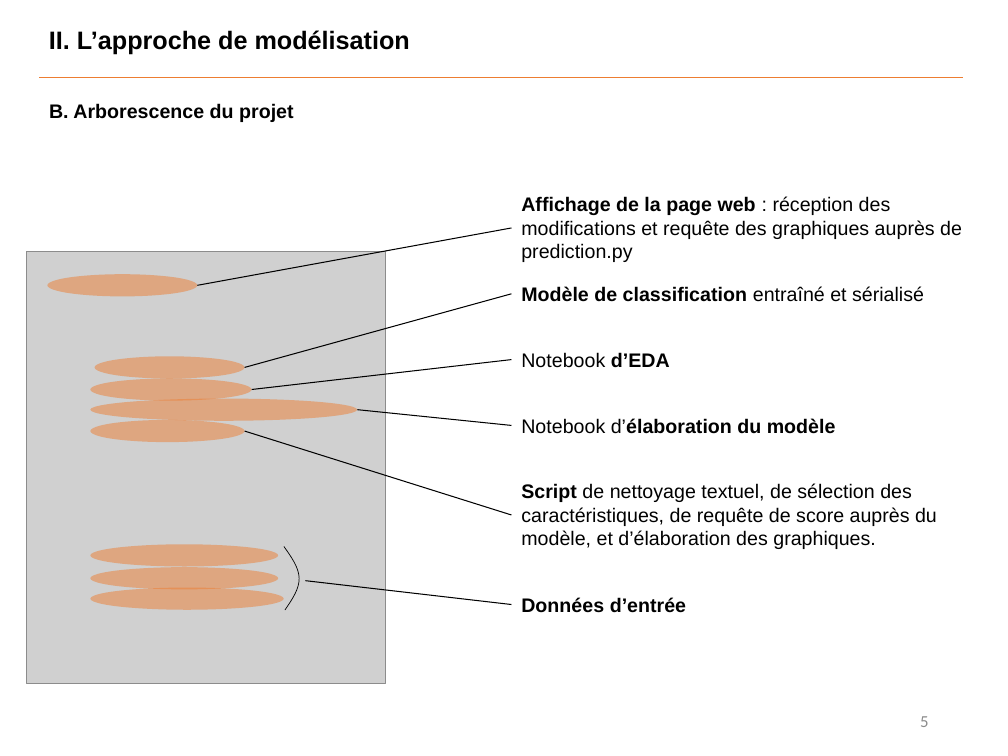
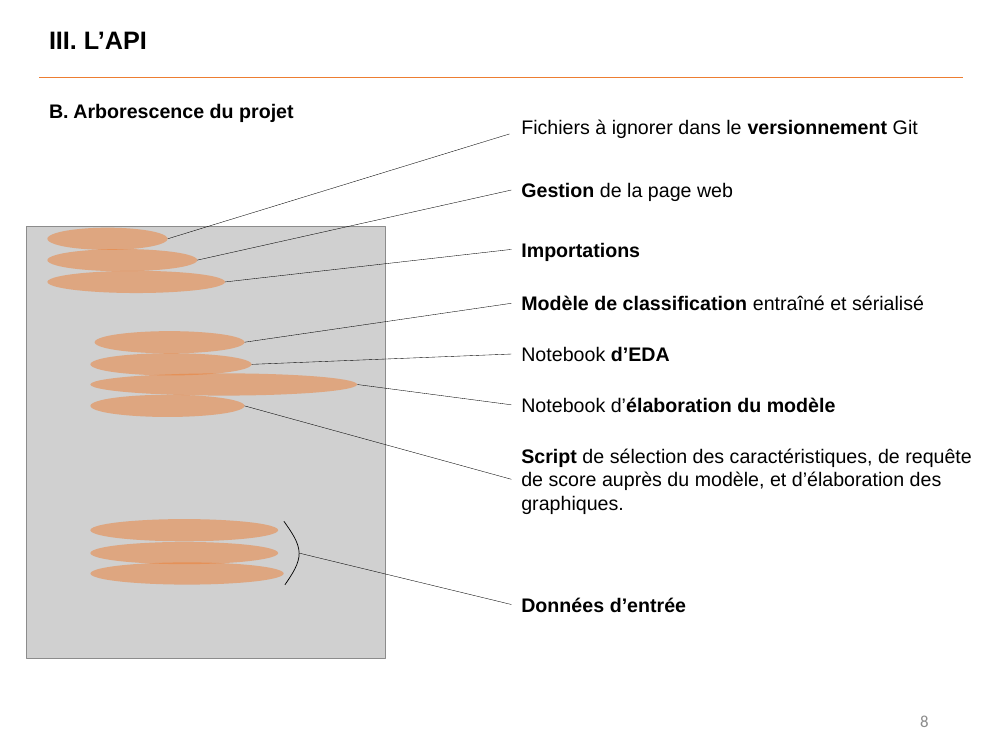
Before and after one commit to Benoit-78/P7_credit_loan_scoring_model, a slide deck: slide 8 of soutenance/P7_soutenance.pptx (slide 5 before the commit). Drawn at 1008x756 pixels with LibreOffice and Linux fonts; fonts in the diff are those of the drawing; grey boxes stand for pictures. Boxes give left, top, right and bottom in pixels: in the first picture for what was removed or moved away, otherwise in the second. Text is boxed around its words. In the diff, an @@ line names an element or a change of style, - is before the commit and + after.

```diff
--- a/soutenance/P7_soutenance.pptx
+++ b/soutenance/P7_soutenance.pptx
@@ text removed at (49, 30, 410, 55) @@
-II. L’approche de modélisation
@@ text added at (49, 31, 147, 49), 18 pt, text #000000, bold @@
+III. L’API
@@ text added at (521, 119, 918, 138), 14 pt, text #000000 @@
+Fichiers à ignorer dans le versionnement Git
@@ line added from (509, 134) to (167, 239), #000000 0.25 pt @@
@@ line moved from (511, 228) - (198, 285) to (511, 191) - (198, 260) @@
@@ line (511, 191) - (198, 260): stroke #000000 0.75 pt to #000000 0.25 pt @@
@@ text at (521, 182, 733, 201): text changed @@
-Affichage de la page web : réception des modifications et requête des graphiques auprès de prediction.py
+Gestion de la page web
@@ ellipse added at (47, 228, 167, 250), fill #ED7D31 at 50% opacity @@
@@ line added from (511, 249) to (225, 282), #000000 0.25 pt @@
@@ text added at (521, 242, 640, 261), 14 pt, text #000000, bold @@
+Importations
@@ ellipse added at (47, 271, 225, 293), fill #ED7D31 at 50% opacity @@
@@ text "Modèle de classification entraîné et ...": place and size @@
-text "Modèle de classification entraîné et ..." at (521, 286, 924, 302)
+text "Modèle de classification entraîné et ..." at (521, 295, 924, 311)
@@ line moved from (511, 293) - (245, 368) to (511, 303) - (245, 343) @@
@@ line (511, 303) - (245, 343): stroke #000000 0.75 pt to #000000 0.25 pt @@
@@ line moved from (511, 360) - (252, 389) to (511, 354) - (252, 364) @@
@@ line (511, 354) - (252, 364): stroke #000000 0.75 pt to #000000 0.25 pt @@
@@ text "Notebook d’EDA": place and size @@
-text "Notebook d’EDA" at (521, 352, 670, 368)
+text "Notebook d’EDA" at (521, 346, 670, 362)
@@ line moved from (511, 425) - (357, 409) to (511, 405) - (357, 384) @@
@@ line (511, 405) - (357, 384): stroke #000000 0.75 pt to #000000 0.25 pt @@
@@ text "Notebook d’élaboration du modèle": place and size @@
-text "Notebook d’élaboration du modèle" at (521, 418, 836, 434)
+text "Notebook d’élaboration du modèle" at (521, 397, 836, 413)
@@ line moved from (511, 515) - (245, 431) to (511, 480) - (245, 406) @@
@@ line (511, 480) - (245, 406): stroke #000000 0.75 pt to #000000 0.25 pt @@
@@ text at (521, 448, 972, 514): text changed @@
-Script de nettoyage textuel, de sélection des caractéristiques, de requête de score auprès du modèle, et d’élaboration des graphiques.
+Script de sélection des caractéristiques, de requête de score auprès du modèle, et d’élaboration des graphiques.
@@ 8 ellipses, 1 picture, 1 freeform shape: place and size @@
-8 ellipses, 1 picture, 1 freeform shape at (26, 252, 386, 683)
+8 ellipses, 1 picture, 1 freeform shape at (26, 227, 386, 658)
@@ line moved from (511, 605) - (305, 581) to (511, 605) - (299, 553) @@
@@ line (511, 605) - (299, 553): stroke #000000 0.75 pt to #000000 0.25 pt @@
@@ page number at (920, 715, 928, 727): text changed @@
-5
+8
```
Also in this commit, not shown: 10 other slides changed, 1 slide added, 2 other files.
